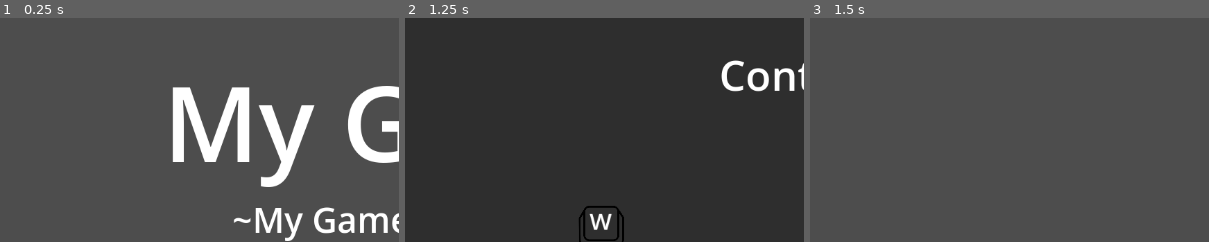
Above: before the commit, frames 1-3 (left to right).
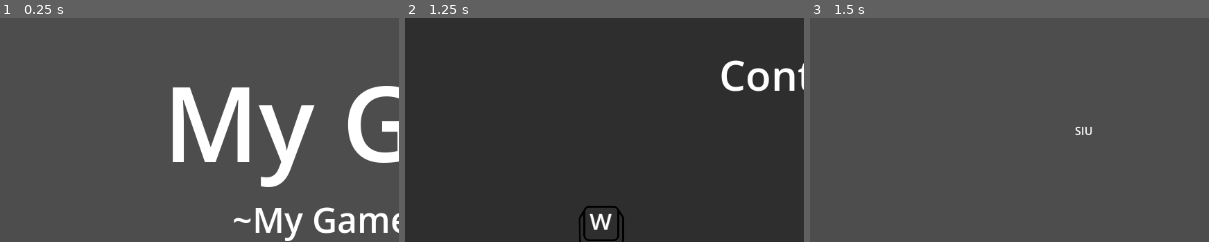
Above: after the commit, the same moments.

Repository: KIT-GameJam/Firework-Craft
Game: Godot game, scene res://gamemanager/gamemanager.tscn
Two runs of this game, one before a commit and one after it. Both use one fixed random seed, a clock stepped at 60 frames per second and the inputs below.
Inputs:
- Up to frame 1 (0.25 s): no input
- Up to frame 2 (1.25 s): click "Start" at 0.5 s
- Up to frame 3 (1.5 s): click "Continue" at 1.25 s
The pictures show only the part of the screen within x 0-50%, y 2-52%; the shares and areas given below are measured in that part.

Frames 1-2 are identical in both runs. In frame 3, less than 0.1% of the frame differs, in the area x 66-71%, y 48-53%.

Commit message:
remove level_1

Diff:
--- a/levels/level_1.gd
+++ /dev/null
@@ -1,2 +0,0 @@
-extends Node2D
-class_name Level
--- a/levels/level_1.tscn
+++ /dev/null
@@ -1,3 +0,0 @@
-[gd_scene format=3 uid="uid://c4mh4iryt58bs"]
-
-[node name="Level1" type="Node2D"]
--- a/levels/main_level.tscn
+++ b/levels/main_level.tscn
@@ -1,3 +1,12 @@
 [gd_scene format=3 uid="uid://cyfvcuxi210mg"]
 
 [node name="Level1" type="Node2D"]
+
+[node name="Sprite2D" type="Sprite2D" parent="."]
+
+[node name="Label" type="Label" parent="Sprite2D"]
+offset_left = 382.0
+offset_top = 164.0
+offset_right = 422.0
+offset_bottom = 187.0
+text = "SIU"
Not shown, removed: levels/level_1.gd.uid
